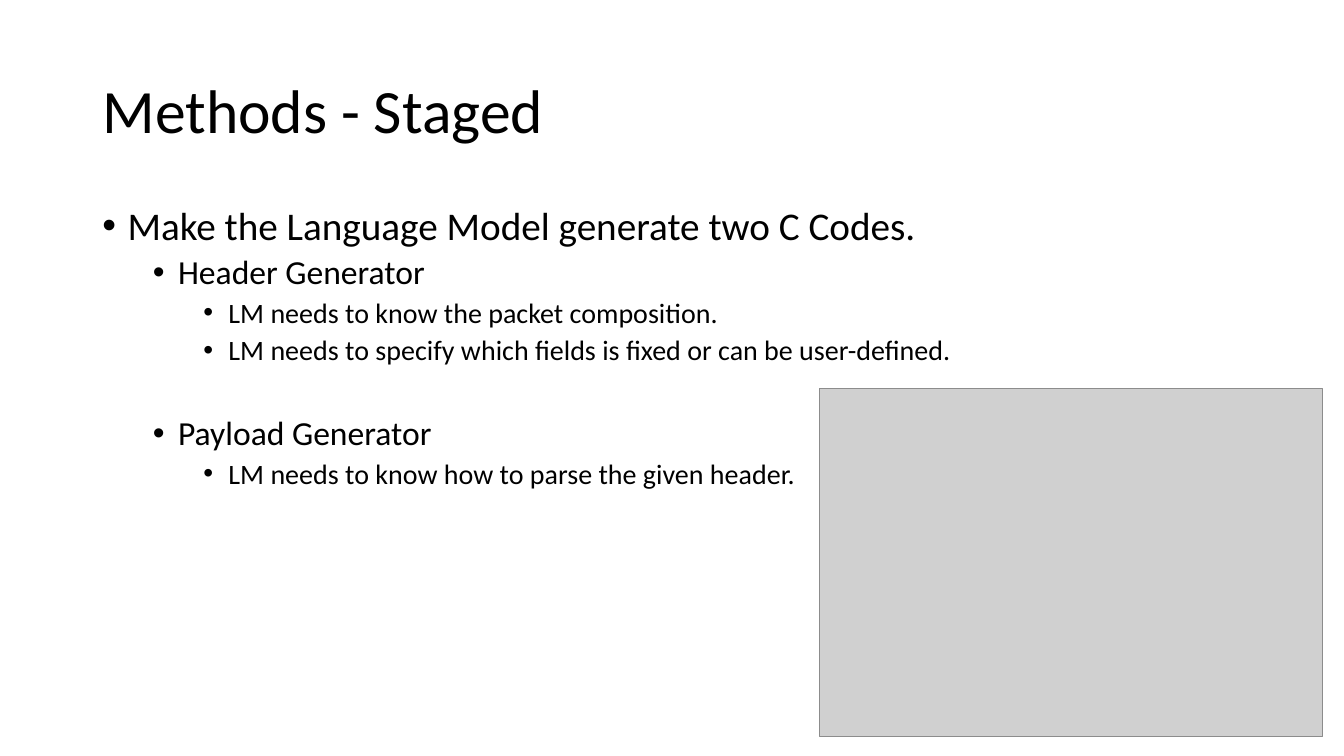
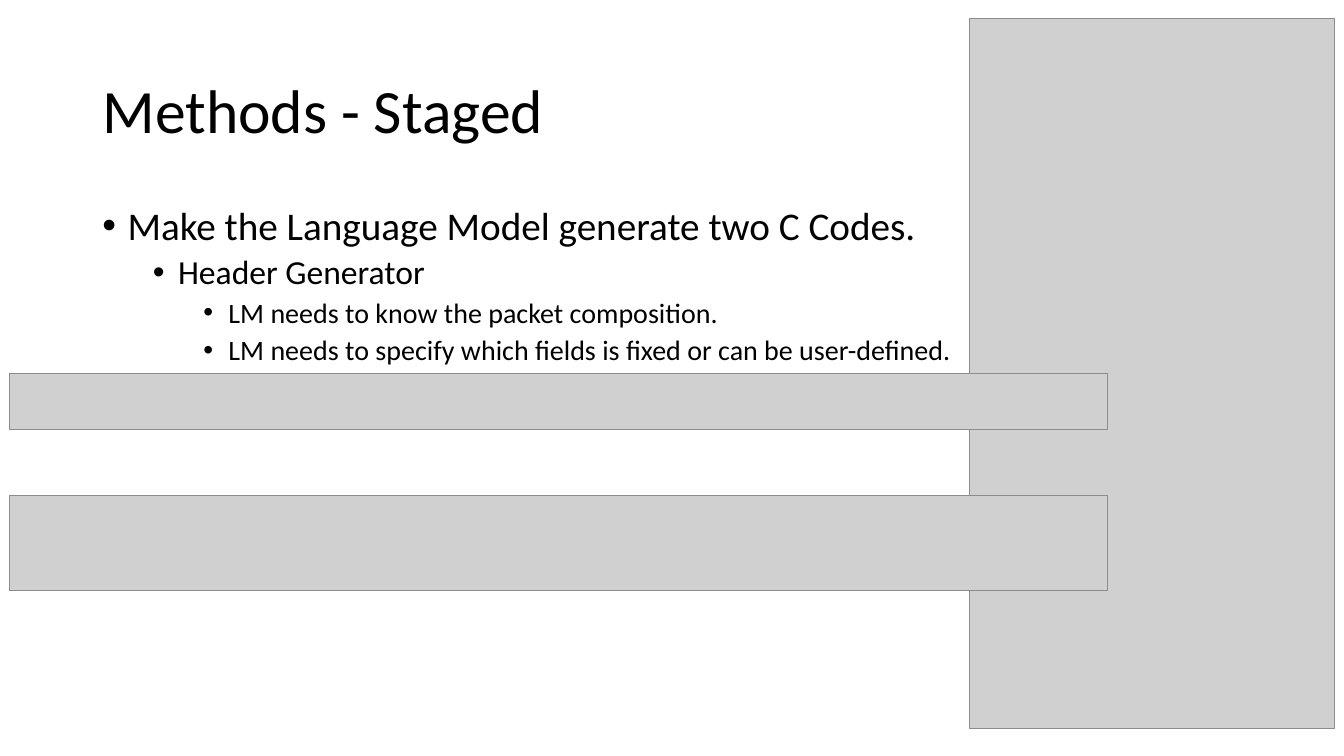
Before and after one commit to yqlai/CModel, a slide deck: slide 11 of 賴宥齊_AI.pptx (slide 8 before the commit). Drawn at 1344x756 pixels with LibreOffice and Linux fonts; fonts in the diff are those of the drawing; grey boxes stand for pictures. Boxes give left, top, right and bottom in pixels: in the first picture for what was removed or moved away, otherwise in the second. Text is boxed around its words. In the diff, an @@ line names an element or a change of style, - is before the commit and + after.

```diff
--- a/賴宥齊_AI.pptx
+++ b/賴宥齊_AI.pptx
@@ picture added at [970,18,1335,729] @@
@@ picture added at [9,374,1108,431] @@
@@ picture removed at [820,389,1323,737] @@
@@ text at [178,421,795,489]: paragraphs removed @@
-  • Payload Generator
-    • LM needs to know how to parse the given header.
@@ picture added at [9,495,1108,591] @@
```
Also in this commit, not shown: 8 other slides changed, 8 slides added, 1 slide removed, 10 other files.
